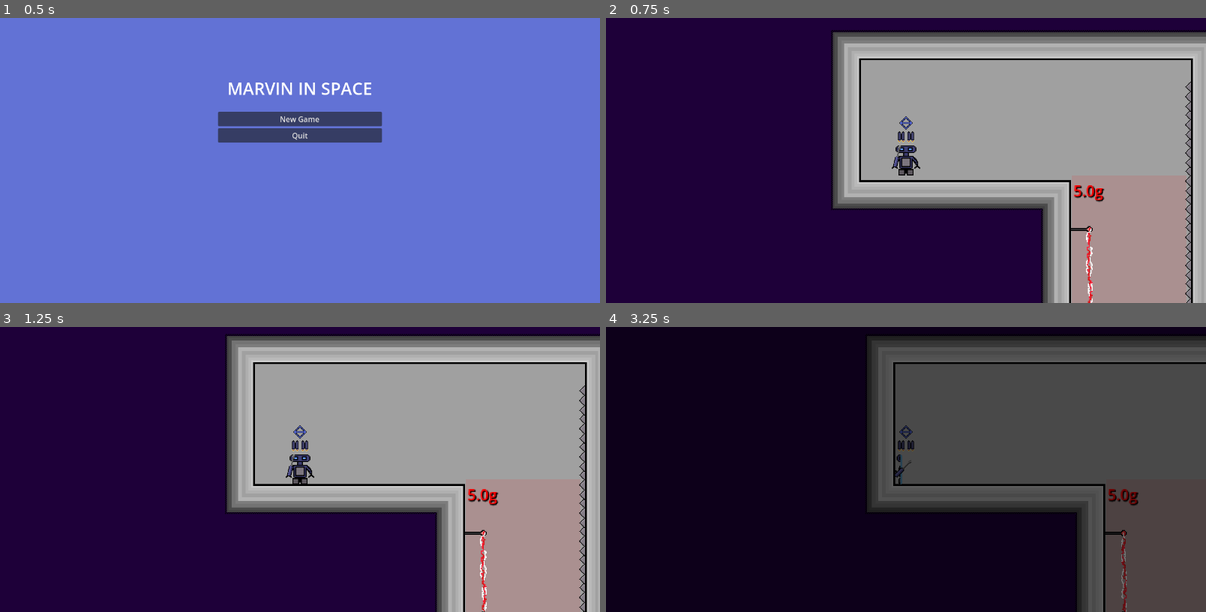
Above: before the commit, frames 1-4 (two rows, left to right).
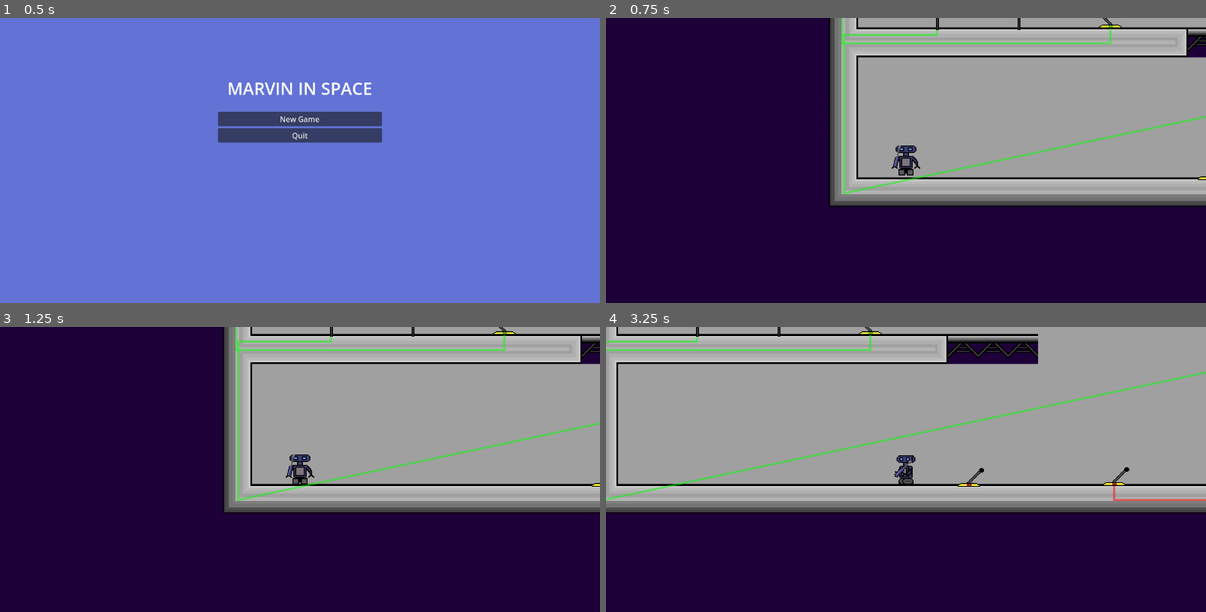
Above: after the commit, the same moments.

Repository: Danielyess/Marvin_In_Space
Game: Godot game, scene res://Scenes/world.tscn
The game is run twice, just before and just after one commit, with the same random seed, the same clock (stepped at 60 frames per second) and the same inputs.
Inputs (mouse positions are in pixels of both pictures, inside the frame that each line leads up to):
- Up to frame 1 (0.5 s): no input
- Up to frame 2 (0.75 s): click "New Game" at 0.5 s
- Up to frame 3 (1.25 s): no input
- Up to frame 4 (3.25 s): move the mouse to (1038, 455) at 1.27 s; hold D (MoveRight) 1.28-2.78 s; tap Shift (Teleport) at 1.35, 2.3, 3.05 s; tap W (Jump) at 1.52, 2.27 s; move the mouse to (786, 483) at 2.02 s; tap X (Explode) at 2.1 s; move the mouse to (966, 406) at 2.77 s; hold A (MoveLeft) from 2.78 s (still down); hold E (Interact) from 2.78 s (still down)

Frame 1 is identical in both runs. In frame 2, 22% of the frame differs, in the area x 37-100%, y 0-100%; in frame 3, 19%; in frame 4, 99%, in the area x 0-100%, y 0-100%.

Commit message:
v0.2.1
Made SwitchBox Work. It works with subroutine presets. The presets are found in a oneNote doument named switchBoxPresets.

Diff:
--- a/Marvin_In_Space_Demo/Scenes/map_0.tscn
+++ b/Marvin_In_Space_Demo/Scenes/map_0.tscn
@@ -1,8 +1,7 @@
-[gd_scene load_steps=15 format=4 uid="uid://j3k5hq3ywjtr"]
+[gd_scene load_steps=11 format=4 uid="uid://j3k5hq3ywjtr"]
 
 [ext_resource type="TileSet" uid="uid://cgoaqjyb343q3" path="res://resources/TileSets/Main_Tile_Set.tres" id="1_0861s"]
 [ext_resource type="Script" uid="uid://bjcx0lsm0velm" path="res://Scripts/hit_box.gd" id="2_f3cfk"]
-[ext_resource type="PackedScene" uid="uid://dw4gulmlywi5" path="res://Scenes/gravity_area.tscn" id="3_wyr7s"]
 [ext_resource type="Script" uid="uid://c7xlswb662q1m" path="res://Scripts/power_grid.gd" id="4_lq7pf"]
 [ext_resource type="Script" uid="uid://bnk5b2ptmbdnt" path="res://Scripts/power_line.gd" id="5_gmd6l"]
 [ext_resource type="PackedScene" uid="uid://b5dr7q8wglje5" path="res://Scenes/lever.tscn" id="6_ejqre"]
@@ -10,9 +9,6 @@
 [ext_resource type="PackedScene" uid="uid://b7v3wh34e60nq" path="res://Scenes/switch_box.tscn" id="7_f3cfk"]
 [ext_resource type="PackedScene" uid="uid://mevhu58gyfpf" path="res://Scenes/door.tscn" id="8_d7xhg"]
 [ext_resource type="PackedScene" uid="uid://c87y1ft2pdqgc" path="res://Scenes/electric_fence.tscn" id="9_sgyuc"]
-[ext_resource type="PackedScene" uid="uid://dh1e6ui48a3ab" path="res://Scenes/spikes.tscn" id="10_450ob"]
-[ext_resource type="PackedScene" uid="uid://b0p2xbcbvwjth" path="res://Scenes/pick_up_jetpack.tscn" id="12_lq7pf"]
-[ext_resource type="PackedScene" uid="uid://cpr2txr18kyjn" path="res://Scenes/pick_up_teleporter.tscn" id="13_gmd6l"]
 
 [sub_resource type="WorldBoundaryShape2D" id="WorldBoundaryShape2D_lmd5f"]
 
@@ -37,11 +33,6 @@
 position = Vector2(-2, 641)
 shape = SubResource("WorldBoundaryShape2D_lmd5f")
 
-[node name="gravityArea" parent="." instance=ExtResource("3_wyr7s")]
-position = Vector2(791, 288)
-scale = Vector2(0.36, 1.57895)
-gravityMult = 3.0
-
 [node name="PowerGrid" type="Node2D" parent="."]
 position = Vector2(791, 288)
 script = ExtResource("4_lq7pf")
@@ -65,11 +56,32 @@
 metadata/_custom_type_script = "uid://bnk5b2ptmbdnt"
 
 [node name="PowerLine2D3" type="Line2D" parent="PowerGrid/Wires" node_paths=PackedStringArray("emitter", "reciever")]
-points = PackedVector2Array(-256, 160, -256, 177, -646, 177, -646, 8, -547, 8, -547, 1)
+points = PackedVector2Array(259, 109, 44, 31, -646, 177, -646, 8, -547, 8, -547, 1)
 width = 2.0
 script = ExtResource("5_gmd6l")
-emitter = NodePath("../../Emitters/Lever3")
+emitter = NodePath("../../Emitters/SwitchBox")
 reciever = NodePath("../../Recievers/Electric_Fence")
+metadata/_custom_type_script = "uid://bnk5b2ptmbdnt"
+
+[node name="PowerLine2D4" type="Line2D" parent="PowerGrid/Wires" node_paths=PackedStringArray("emitter", "reciever")]
+points = PackedVector2Array(182, 160, 182, 173, 260, 173, 260, 140)
+script = ExtResource("5_gmd6l")
+emitter = NodePath("../../Emitters/Lever4")
+reciever = NodePath("../../Emitters/SwitchBox")
+metadata/_custom_type_script = "uid://bnk5b2ptmbdnt"
+
+[node name="PowerLine2D5" type="Line2D" parent="PowerGrid/Wires" node_paths=PackedStringArray("emitter", "reciever")]
+points = PackedVector2Array(312, 161, 311, 175, 261, 175, 262, 140)
+script = ExtResource("5_gmd6l")
+emitter = NodePath("../../Emitters/Lever5")
+reciever = NodePath("../../Emitters/SwitchBox")
+metadata/_custom_type_script = "uid://bnk5b2ptmbdnt"
+
+[node name="PowerLine2D6" type="Line2D" parent="PowerGrid/Wires" node_paths=PackedStringArray("emitter", "reciever")]
+points = PackedVector2Array(140, 160, 140, 173, 260, 172, 261, 139)
+script = ExtResource("5_gmd6l")
+emitter = NodePath("../../Emitters/Lever6")
+reciever = NodePath("../../Emitters/SwitchBox")
 metadata/_custom_type_script = "uid://bnk5b2ptmbdnt"
 
 [node name="Emitters" type="Node2D" parent="PowerGrid"]
@@ -84,8 +96,25 @@
 [node name="Lever3" parent="PowerGrid/Emitters" instance=ExtResource("6_ejqre")]
 position = Vector2(-257, 147)
 
-[node name="SwitchBox" parent="PowerGrid/Emitters" instance=ExtResource("7_f3cfk")]
+[node name="SwitchBox" parent="PowerGrid/Emitters" node_paths=PackedStringArray("Wire0", "Wire1", "Wire2") instance=ExtResource("7_f3cfk")]
 position = Vector2(260, 125)
+Subroutine = 9
+Gate0 = 7
+Gate1 = 4
+Gate2 = 3
+Gate3 = 2
+Wire0 = NodePath("../../Wires/PowerLine2D4")
+Wire1 = NodePath("../../Wires/PowerLine2D5")
+Wire2 = NodePath("../../Wires/PowerLine2D6")
+
+[node name="Lever4" parent="PowerGrid/Emitters" instance=ExtResource("6_ejqre")]
+position = Vector2(182, 146)
+
+[node name="Lever5" parent="PowerGrid/Emitters" instance=ExtResource("6_ejqre")]
+position = Vector2(312, 146)
+
+[node name="Lever6" parent="PowerGrid/Emitters" instance=ExtResource("6_ejqre")]
+position = Vector2(140, 146)
 
 [node name="Recievers" type="Node2D" parent="PowerGrid"]
 
@@ -97,12 +126,3 @@
 
 [node name="Electric_Fence" parent="PowerGrid/Recievers" instance=ExtResource("9_sgyuc")]
 position = Vector2(-503, -13)
-
-[node name="Spikes" parent="." instance=ExtResource("10_450ob")]
-position = Vector2(994, 274)
-
-[node name="pickUpJetpack" parent="." instance=ExtResource("12_lq7pf")]
-position = Vector2(410, 429)
-
-[node name="pickUpTeleporter" parent="." instance=ExtResource("13_gmd6l")]
-position = Vector2(451, 426)
--- a/Marvin_In_Space_Demo/Scenes/map_4.tscn
+++ b/Marvin_In_Space_Demo/Scenes/map_4.tscn
@@ -13,8 +13,8 @@
 tile_set = ExtResource("1_fp44m")
 
 [node name="gravityArea" parent="." instance=ExtResource("2_hi3rs")]
-position = Vector2(542, 338)
-scale = Vector2(0.5, 2.4)
+position = Vector2(541, 280)
+scale = Vector2(0.5, 3.36)
 gravityMult = 5.0
 
 [node name="gravityArea2" parent="." instance=ExtResource("2_hi3rs")]
--- a/Marvin_In_Space_Demo/Scenes/menu.tscn
+++ b/Marvin_In_Space_Demo/Scenes/menu.tscn
@@ -22,6 +22,7 @@
 color = Color(0.384314, 0.447059, 0.835294, 0.588235)
 
 [node name="Label" type="Label" parent="."]
+layout_mode = 0
 offset_left = 320.0
 offset_top = 100.0
 offset_right = 960.0
--- a/Marvin_In_Space_Demo/Scripts/main_menu.gd
+++ b/Marvin_In_Space_Demo/Scripts/main_menu.gd
@@ -6,5 +6,5 @@
 
 
 func _on_play_button_pressed() -> void:
-	get_parent().initLevel(4)
+	get_parent().initLevel(0)
 	queue_free()
--- a/Marvin_In_Space_Demo/Scripts/power_grid.gd
+++ b/Marvin_In_Space_Demo/Scripts/power_grid.gd
@@ -22,6 +22,11 @@
 	else:
 		printerr("NO RECIEVERS IN POWERGRID: " + self.name)
 
+	if emitters:
+		for i in range(emitters.get_child_count()):
+			if emitters.get_child(i).has_method("startSubroutine"):
+				emitters.get_child(i).startSubroutine()
+
 func refreshGrid(emitter) -> void:
 	for i in range(wires.get_child_count()):
 		if wires.get_child(i).emitter == emitter:
--- a/Marvin_In_Space_Demo/Scripts/switch_box.gd
+++ b/Marvin_In_Space_Demo/Scripts/switch_box.gd
@@ -1,8 +1,46 @@
 extends StaticBody2D
 
+enum SubroutinePreset{ #Check switchBoxPresets OneNote for reference
+	None,
+	One,
+	TwoZeroZero,
+	TwoZeroOne,
+	TwoOneZero,
+	ThreeBaseZero,
+	ThreeBaseOne,
+	ThreeSpecialZero,
+	ThreeSpecialOne,
+	ThreeSpecialTwo
+}
+
+enum LogicGate{
+	None,
+	Buffer,
+	Not,
+	Or,
+	And,
+	NAnd,
+	NOr,
+	XOr
+}
+
+@export var Subroutine : SubroutinePreset = SubroutinePreset.None
+@export var Gate0 : LogicGate = LogicGate.None
+@export var Gate1 : LogicGate = LogicGate.None
+@export var Gate2 : LogicGate = LogicGate.None
+@export var Gate3 : LogicGate = LogicGate.None
+
+@export var Wire0 : PowerLine2D
+@export var Wire1 : PowerLine2D
+@export var Wire2 : PowerLine2D
+@export var OutputWire : PowerLine2D
+
+var current_state : Pwr.PowerState = Pwr.PowerState.OFF
+
 var isOpen : bool
-var cover
+var cover : RigidBody2D
 
+signal stateChanged(emitter : StaticBody2D)
 
 func _ready() -> void:
 	$MainSprite.play("Locked")
@@ -11,9 +49,9 @@
 	$InteractionSprite.position.y -= 30 * (self.scale.x + self.scale.y) /2
 	$BaseCollShape.disabled = true
 	isOpen = false
+	connect("stateChanged", $"../..".refreshGrid)
 
 	cover = load("res://Scenes/switch_box_cover.tscn").instantiate()
-	pass;
 
 func showInteract() -> void:
 	if isOpen:
@@ -52,6 +90,69 @@
 func pauseTimer():
 	$openingTimer.paused = true
 
-
 func _on_cover_timeout_timer_timeout() -> void:
 	cover.queue_free()
+
+func startSubroutine() -> void:
+	var subGateVal : Pwr.PowerState = Pwr.PowerState.OFF
+	var subGateVal2 : Pwr.PowerState = Pwr.PowerState.OFF
+	var subGateVal3 : Pwr.PowerState = Pwr.PowerState.OFF
+
+	match(Subroutine):
+		SubroutinePreset.None:
+			pass;
+		SubroutinePreset.One:
+			current_state = callGateFunc(Gate0, Wire0.current_state)
+		SubroutinePreset.TwoZeroZero: #Both wires go into one 2-input logic gate
+			current_state = callGateFunc(Gate0, Wire0.current_state, Wire1.current_state)
+		SubroutinePreset.TwoZeroOne: #The Left Wire goes into a 1-input logic gate, then both into a 2-input
+			subGateVal = callGateFunc(Gate1, Wire1.current_state)
+			current_state = callGateFunc(Gate0, subGateVal, Wire0.current_state)
+		SubroutinePreset.TwoOneZero: #The Right Wire goes into a 1-input logic gate, then both into a 2-input
+			subGateVal = callGateFunc(Gate1, Wire0.current_state)
+			current_state = callGateFunc(Gate0, Wire1.current_state, subGateVal)
+		SubroutinePreset.ThreeBaseZero: #The Left and the Middle wires go into a 2-input gate and then the result plus the Right go into another 2-input gate
+			subGateVal = callGateFunc(Gate1, Wire0.current_state, Wire1.current_state)
+			current_state = callGateFunc(Gate0, subGateVal, Wire2.current_state)
+		SubroutinePreset.ThreeBaseOne: #The Left and the Middle wires go into a 2-input gate and then the result plus the Right goes into a 1-input gate then they go into another 2-input gate
+			subGateVal = callGateFunc(Gate1, Wire0.current_state, Wire1.current_state)
+			subGateVal2 = callGateFunc(Gate2, Wire2.current_state)
+			current_state = callGateFunc(Gate0, subGateVal, subGateVal2)
+		SubroutinePreset.ThreeSpecialZero:
+			subGateVal = callGateFunc(Gate1, Wire0.current_state, Wire1.current_state)
+			subGateVal2 = callGateFunc(Gate2, Wire1.current_state, Wire2.current_state)
+			current_state = callGateFunc(Gate0, subGateVal, subGateVal2)
+		SubroutinePreset.ThreeSpecialOne:
+			subGateVal3 = callGateFunc(Gate3, Wire1.current_state)
+			subGateVal = callGateFunc(Gate1, Wire0.current_state, subGateVal3)
+			subGateVal2 = callGateFunc(Gate2, Wire1.current_state, Wire2.current_state)
+			current_state = callGateFunc(Gate0, subGateVal, subGateVal2)
+		SubroutinePreset.ThreeSpecialTwo:
+			subGateVal3 = callGateFunc(Gate3, Wire1.current_state, Wire2.current_state)
+			subGateVal = callGateFunc(Gate1, Wire0.current_state, Wire1.current_state)
+			subGateVal2 = callGateFunc(Gate2, subGateVal3, Wire2.current_state)
+			current_state = callGateFunc(Gate0, subGateVal, subGateVal2)
+		_:
+			printerr("SUBROUTINE DOESNT EXIST!!!!!!")
+	emit_signal("stateChanged", self)
+
+func callGateFunc(gate : LogicGate, state1 : Pwr.PowerState, state2: Pwr.PowerState = Pwr.PowerState.OFF) -> Pwr.PowerState:
+	match(gate):
+		LogicGate.Buffer:
+			return Pwr.BUFFER(state1)
+		LogicGate.Not:
+			return Pwr.NOT(state1)
+		LogicGate.Or:
+			return Pwr.OR(state1, state2)
+		LogicGate.And:
+			return Pwr.AND(state1, state2)
+		LogicGate.NAnd:
+			return Pwr.NAND(state1, state2)
+		LogicGate.NOr:
+			return Pwr.NOR(state1, state2)
+		LogicGate.XOr:
+			return Pwr.XOR(state1, state2)
+	return Pwr.PowerState.OFF
+
+func switchState(_desiredState : Pwr.PowerState, _force : bool) ->void:
+	startSubroutine()
--- a/Marvin_In_Space_Demo/Scripts/world.gd
+++ b/Marvin_In_Space_Demo/Scripts/world.gd
@@ -117,7 +117,8 @@
 		Map.queue_free()
 	var mainMenu : Control = load("res://Scenes/main_menu.tscn").instantiate()
 	add_child(mainMenu)
-	self.remove_child(Menu)
+	if self.has_node("Menu"):
+		self.remove_child(Menu)
 	get_tree().paused = false
 
 func resume() -> void:
Binary file added: Marvin_In_Space_Demo/resources/Sprites/Logic_Gate-Sheet.png
Not shown, added: Marvin_In_Space_Demo/resources/Sprites/Logic_Gate-Sheet.png.import
Not shown, added: Marvin_In_Space_Demo/switchBoxPresets/New Section 1.one
Not shown, added: Marvin_In_Space_Demo/switchBoxPresets/Open Notebook.onetoc2
